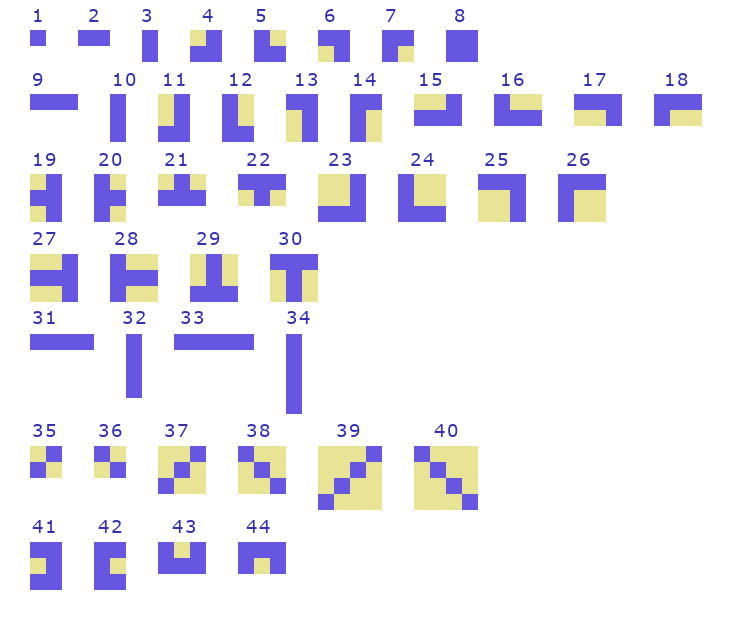
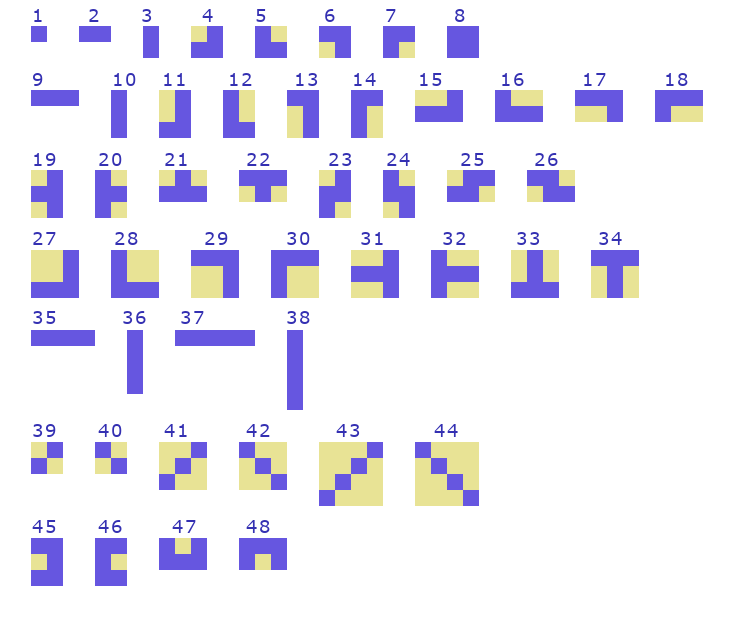
Layers edited between the first and the second w=736, h=625 image:
renamed "41 42 43 44" to "45 46 47 48", painted on it over bbox(46, 520, 270, 533)
renamed "35 36 37 38 ..." to "39 40 41 42 ...", painted on it over bbox(46, 424, 458, 437)
renamed "31 32 33 34" to "35 36 37 38", painted on it over bbox(46, 311, 310, 324)
renamed "27 28 29 30" to "27 28 29 30...", painted on it over bbox(197, 232, 622, 245)
painted on "19 20 21 22 ..." over bbox(387, 153, 590, 166)
added layer "pezzi.PNG" above "Cattura.PNG" over bbox(30, 26, 703, 590)
